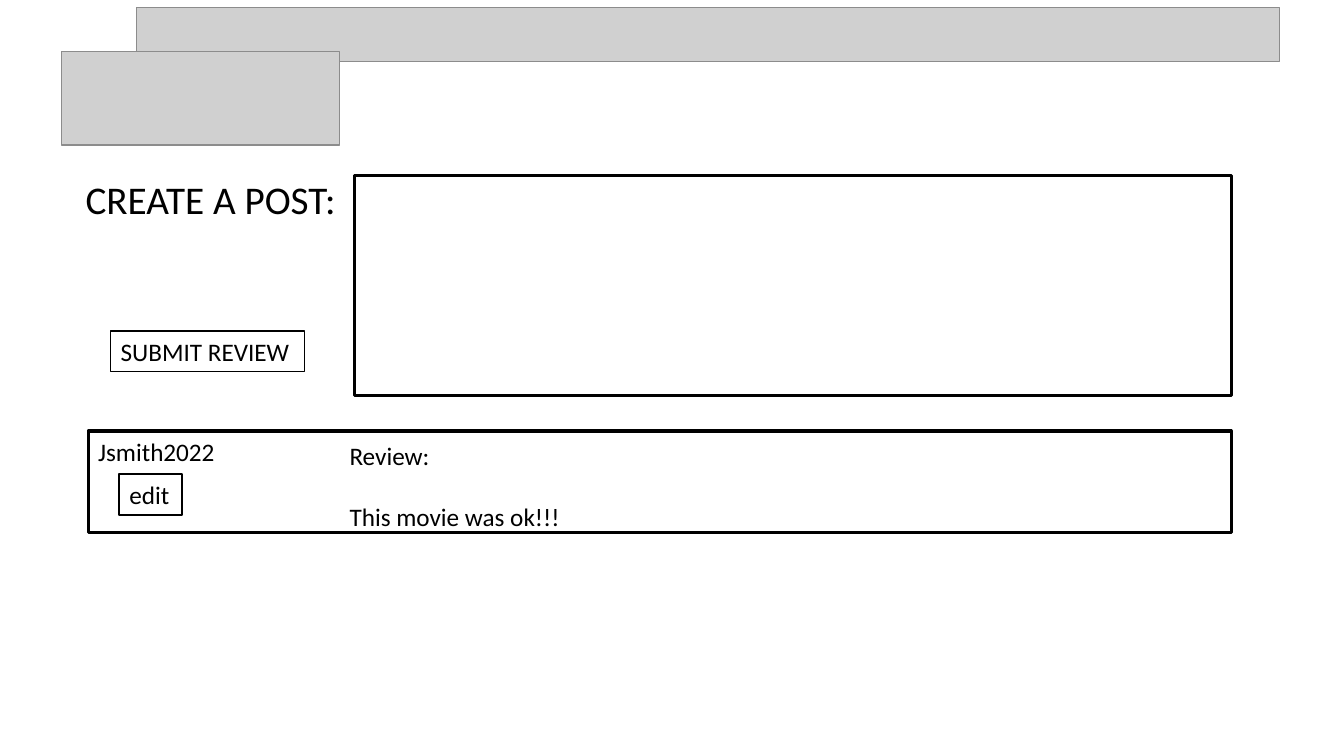
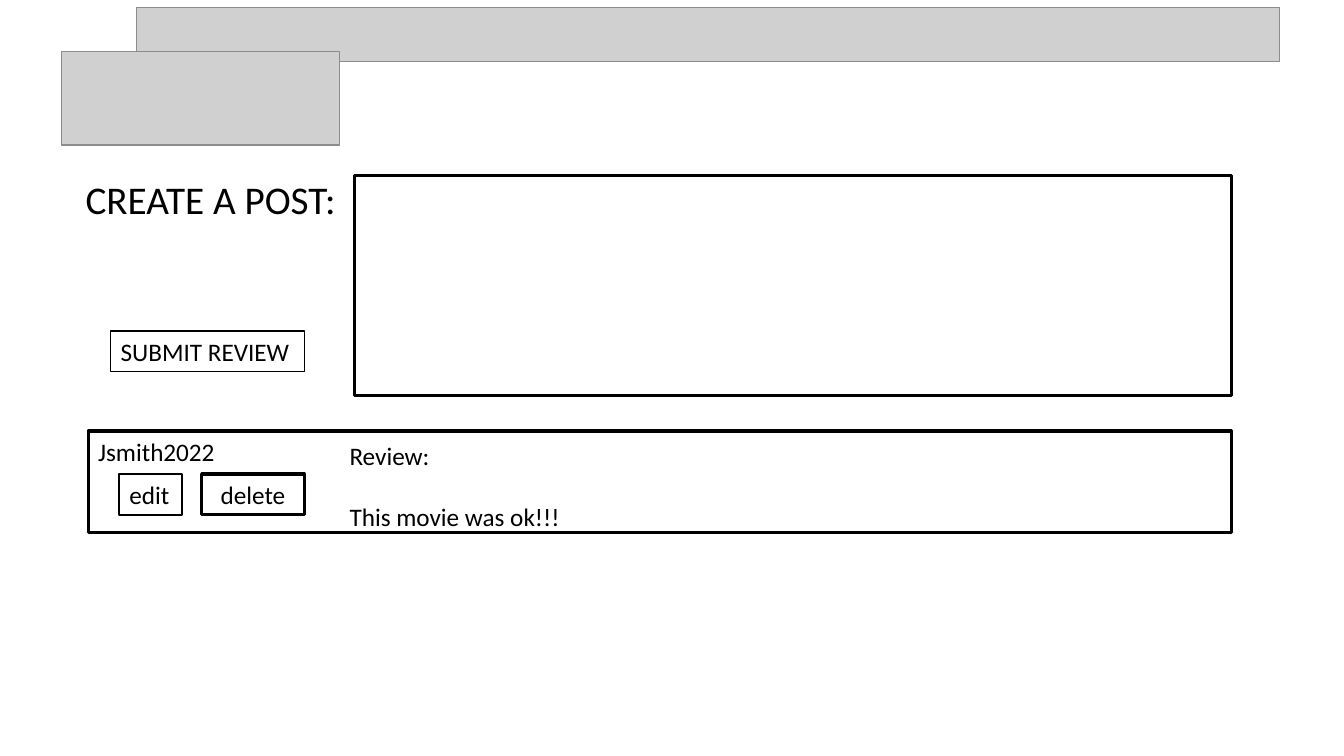
Before and after one commit to BrandonCope/g13_goodMovies, a slide deck: slide 8 of goodMoviesWireframe.pptx (slide 7 before the commit). Drawn at 1344x756 pixels with LibreOffice and Linux fonts; fonts in the diff are those of the drawing; grey boxes stand for pictures. Boxes give left, top, right and bottom in pixels: in the first picture for what was removed or moved away, otherwise in the second. Text is boxed around its words. In the diff, an @@ line names an element or a change of style, - is before the commit and + after.

```diff
--- a/goodMoviesWireframe.pptx
+++ b/goodMoviesWireframe.pptx
@@ rectangle added at [202,474,304,514], outline #000000 2.25 pt, 18 pt, text #000000 @@
+delete
```
Also in this commit, not shown: 1 other slide changed, 1 slide added.
